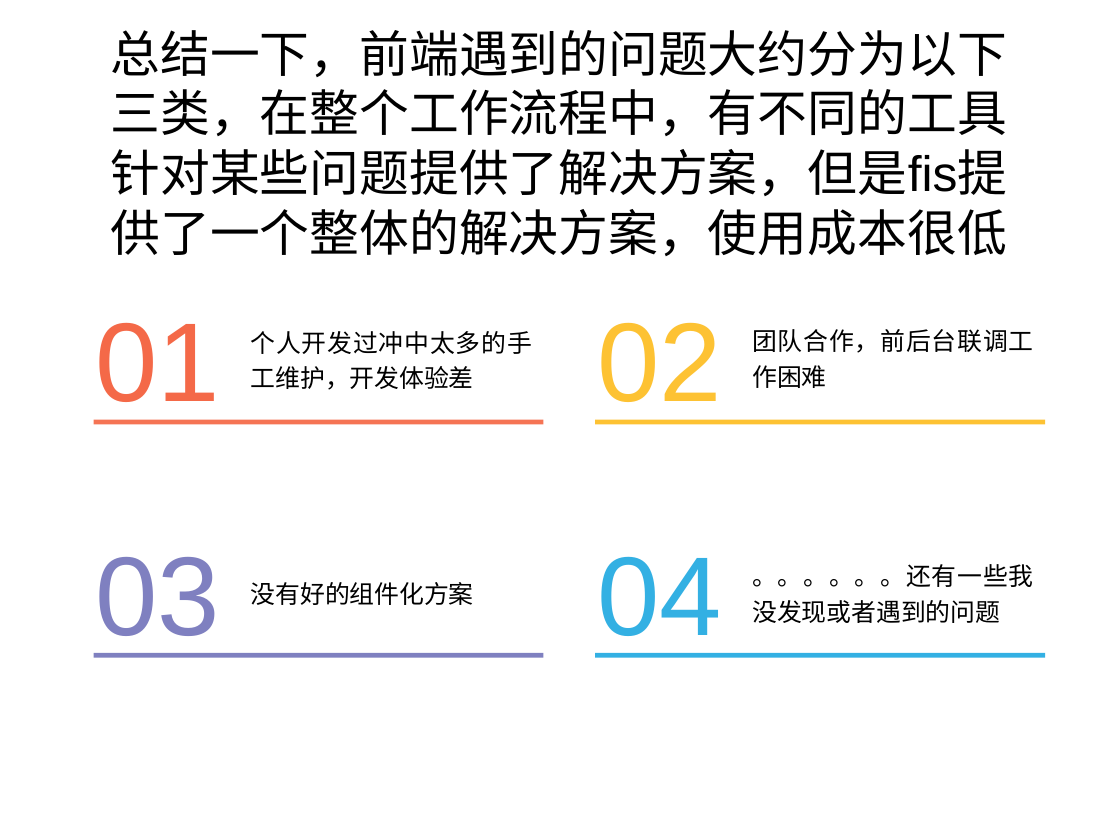
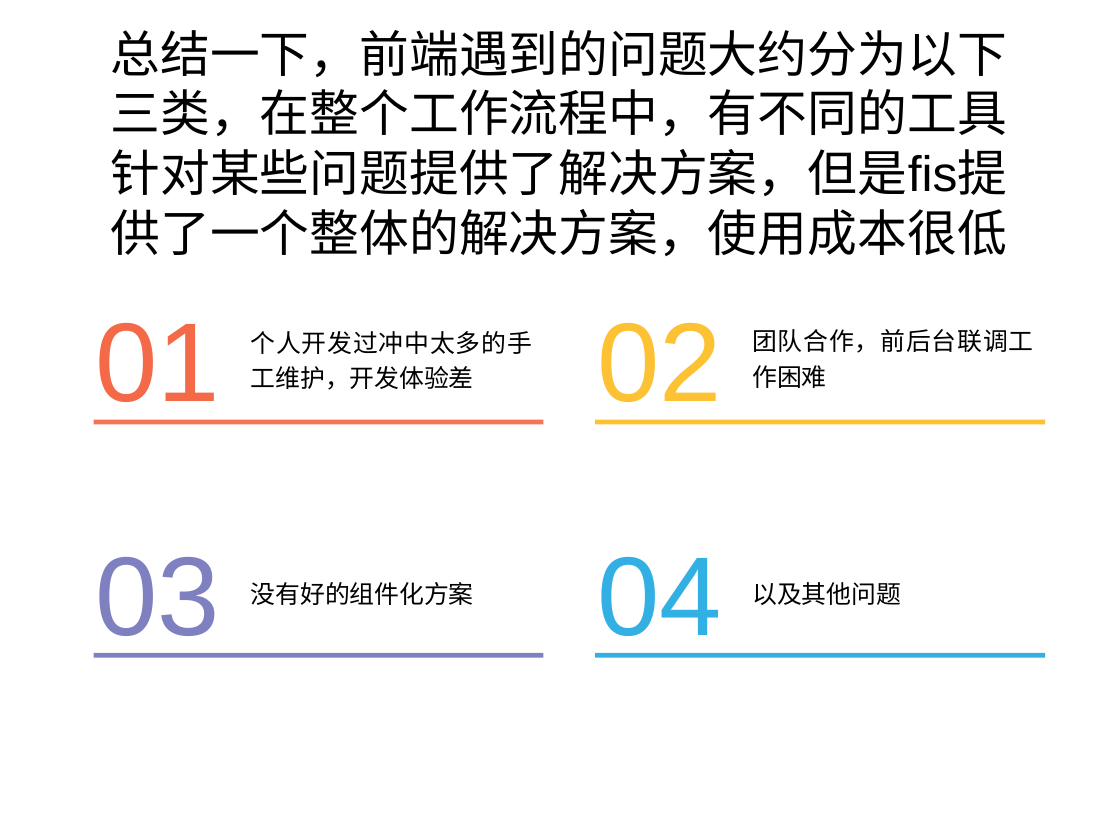
Before and after one commit to somenotes/fis, a slide deck: slide 6 of fis学习.ppt. Drawn at 1120x840 pixels with LibreOffice and Linux fonts; fonts in the diff are those of the drawing. Boxes give left, top, right and bottom in pixels: in the first picture for what was removed or moved away, otherwise in the second. Text is boxed around its words. In the diff, an @@ line names an element or a change of style, - is before the commit and + after.

```diff
--- a/fis学习.ppt
+++ b/fis学习.ppt
@@ text at [752, 582, 901, 605]: text changed @@
-。。。。。。还有一些我没发现或者遇到的问题
+以及其他问题
```
Also in this commit, not shown: 8 other slides changed, 6 slides added, 1 slide removed, 1 other file.
